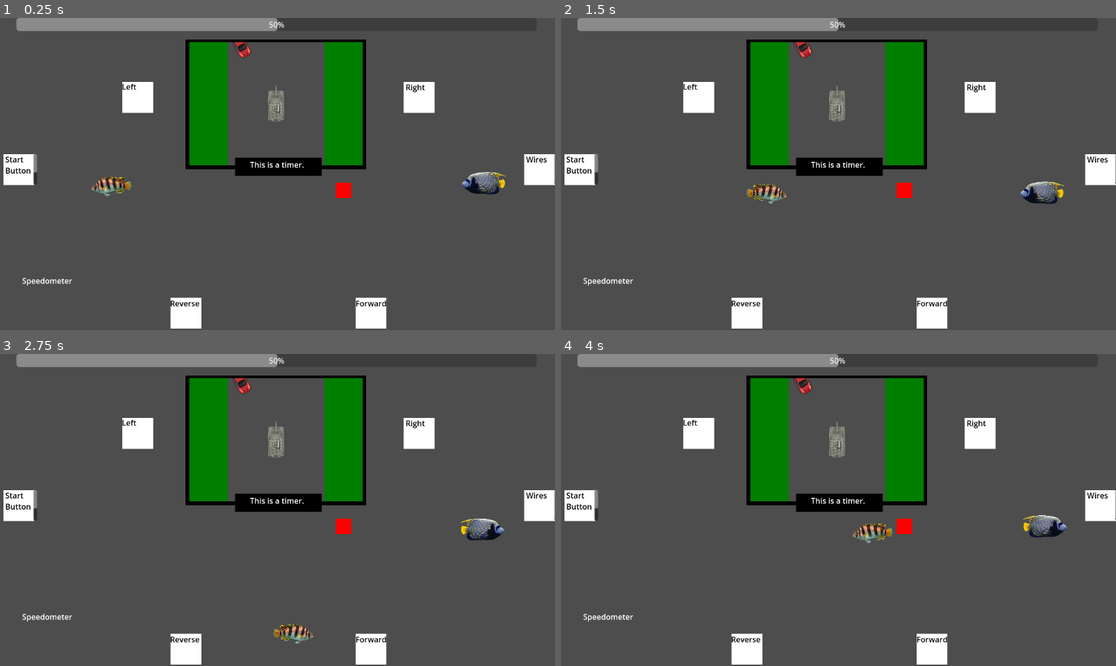
Above: before the commit, frames 1-4 (two rows, left to right).
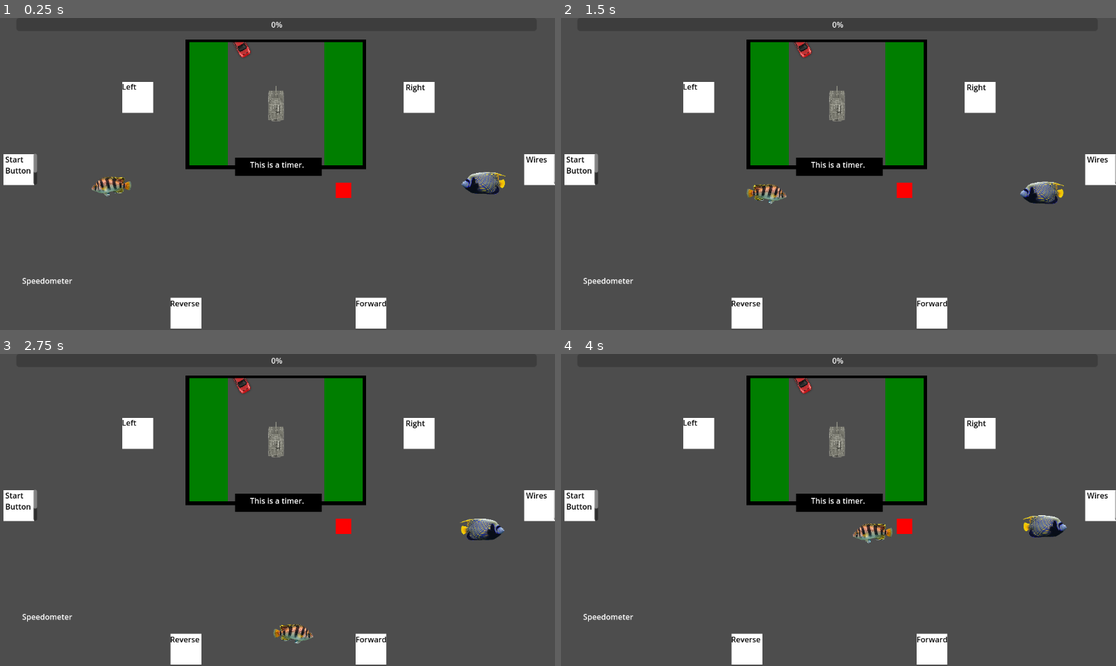
Above: after the commit, the same moments.

Repository: rynong99/fishtank
Game: Godot game, scene res://Scenes/main.tscn
Two runs of this game, one before a commit and one after it. Both use one fixed random seed, a clock stepped at 60 frames per second and the inputs below.
Inputs:
- Up to frame 1 (0.25 s): no input
- Up to frame 2 (1.5 s): tap Enter at 0.5 s; hold D (p1right) 0.53-1.28 s; tap Down (p2down) at 0.6 s; hold S (p1down) from 1.28 s (still down); tap Left (p2left) at 1.35 s
- Up to frame 3 (2.75 s): release S (p1down) at 2.03 s; hold D (p1right) from 2.03 s (still down); tap Right (p2right) at 2.1 s
- Up to frame 4 (4 s): release D (p1right) at 2.78 s; hold W (p1up) 2.78-3.53 s; tap Up (p2up) at 2.85 s; hold A (p1left) from 3.53 s (still down); tap Down (p2down) at 3.6 s

The runs differ from the first frame. In frame 1, 2.0% of the frame differs, in the area x 2-52%, y 0-5%; in frame 2, 2.0%; in frame 3, 2.0%; in frame 4, 2.0%.
Error before the commit: Parse Error: Identifier "speedometer" not declared in the current scope. (res://Scripts/TankMovement.gd:65)

Commit message:
Fixed Speedometer Code

Diff:
--- a/Scripts/TankMovement.gd
+++ b/Scripts/TankMovement.gd
@@ -10,6 +10,7 @@
 var total_distance : float
 var progress_bar : ProgressBar
 var progress : PathFollow2D
+var speedometer : TextureProgressBar
 
 func _ready() -> void:
 	# Get the total distance to finish the course
@@ -18,6 +19,7 @@
 	progress_bar = find_parent("OutsideViewer").find_child("ProgressBar")
 	#progress = %Progress
 	print(progress_bar.value)
+	speedometer = find_parent("OutsideViewer").find_child("Speedometer")
 
 func _process(_delta: float) -> void:
 	#var progress = position.distance_to(%Finish_Line.get_child(0).position)
Not shown, added: Scenes/outside_viewer.tscn9194055075.tmp
